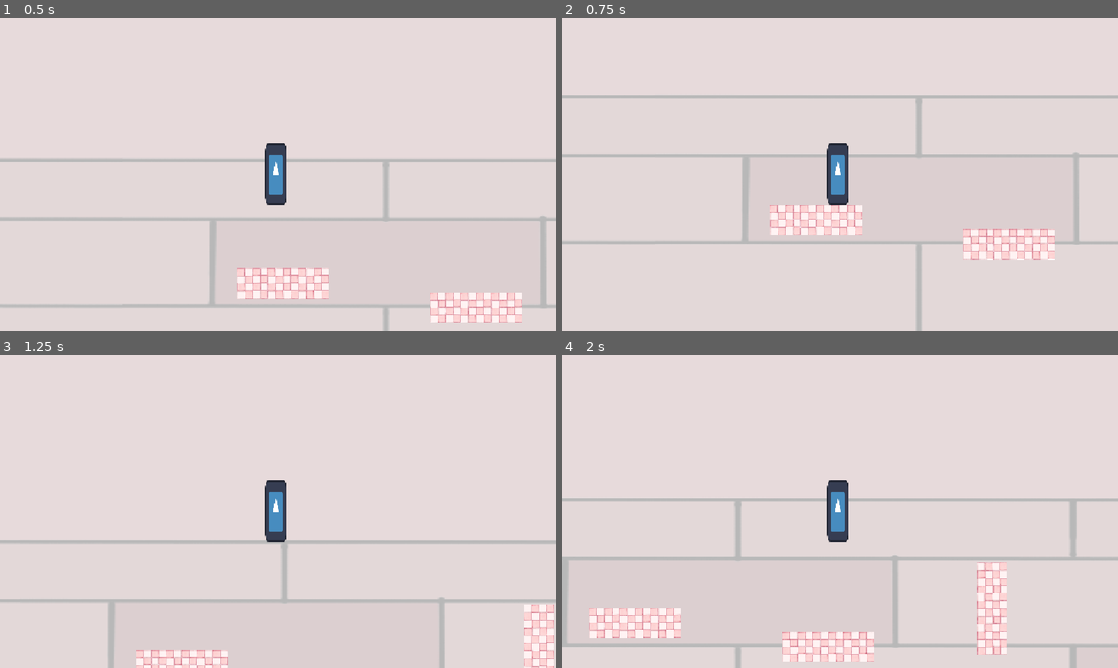
Above: before the commit, frames 1-4 (two rows, left to right).
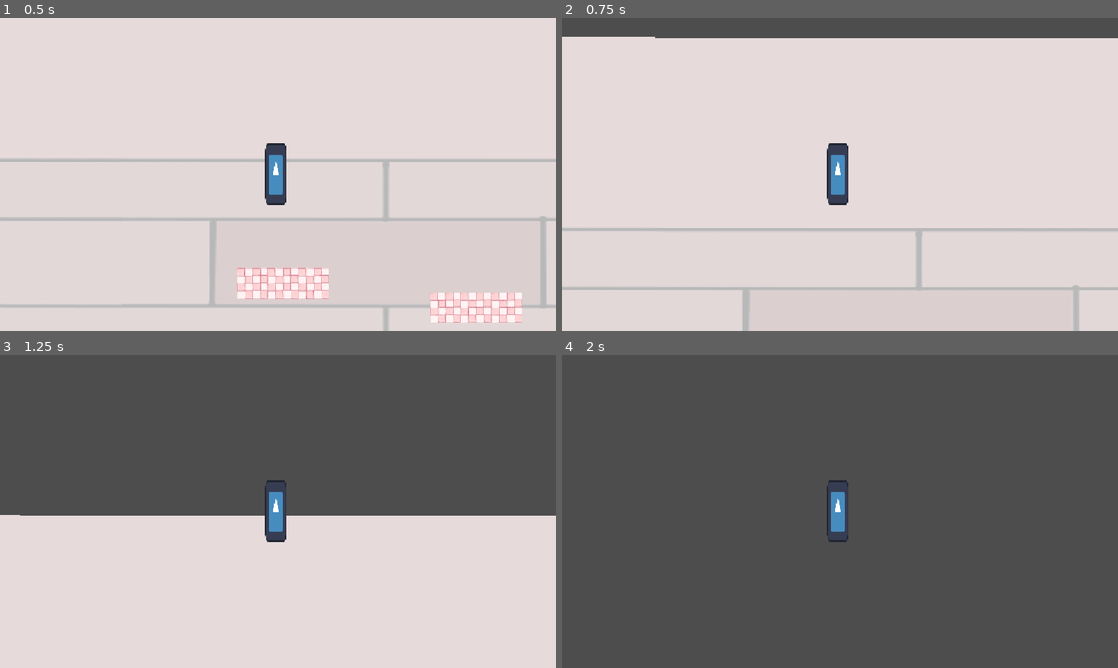
Above: after the commit, the same moments.

Repository: deanwinchestermygoat/Haven-Project
Game: Godot game, scene res://evil_cornstach.tscn
The game is run twice, just before and just after one commit, with the same random seed, the same clock (stepped at 60 frames per second) and the same inputs. This scene is started directly instead of the project's main scene. The engine's default icon, where the game draws it, is replaced by a stand-in: a white triangle on a blue panel in a dark square.
Inputs (mouse positions are in pixels of both pictures, inside the frame that each line leads up to):
- Up to frame 1 (0.5 s): no input
- Up to frame 2 (0.75 s): tap Enter (ui_accept) at 0.5, 0.6 s; move the mouse to (962, 158) at 0.52 s; hold D (moveright) from 0.53 s (still down)
- Up to frame 3 (1.25 s): keep holding D (moveright); tap Enter (ui_accept) at 0.77, 1.07 s
- Up to frame 4 (2 s): keep holding D (moveright); move the mouse to (728, 527) at 1.27 s; click (728, 527) at 1.35 s; tap Enter (ui_accept) at 1.52, 1.55, 1.82 s

Frame 1 is identical in both runs. In frame 2, 14% of the frame differs, in the area x 0-100%, y 0-100%; in frame 3, 55%; in frame 4, 99%.

Commit message:
musicccc new pltforms

Diff:
--- a/Eggs.tscn
+++ b/Eggs.tscn
@@ -5,6 +5,7 @@
 [ext_resource type="PackedScene" uid="uid://cugbu4w0rbbx5" path="res://platform.tscn" id="3_46ecl"]
 [ext_resource type="Texture2D" uid="uid://dbu8rkjf88w6w" path="res://chocolate caku.png" id="5_d2rgw"]
 [ext_resource type="PackedScene" uid="uid://loq2f272wwfd" path="res://main_player#2.tscn" id="5_tdw4n"]
+[ext_resource type="AudioStream" uid="uid://bu4lepa0bqj1b" path="res://Eggsnew.mp3" id="6_6nwul"]
 
 [sub_resource type="RectangleShape2D" id="RectangleShape2D_xwgne"]
 size = Vector2(96, 88)
@@ -133,5 +134,9 @@
 
 [node name="Main_player#2" parent="." unique_id=1284068795 instance=ExtResource("5_tdw4n")]
 
+[node name="AudioStreamPlayer" type="AudioStreamPlayer" parent="." unique_id=916457544]
+stream = ExtResource("6_6nwul")
+autoplay = true
+
 [connection signal="body_entered" from="Area2D" to="Main_player#2" method="_on_area_2d_body_entered"]
 [connection signal="body_entered" from="EGGS/EGGS" to="Main_player#2" method="_on_eggs_body_entered"]
--- a/Flour.tscn
+++ b/Flour.tscn
@@ -5,6 +5,7 @@
 [ext_resource type="PackedScene" uid="uid://cugbu4w0rbbx5" path="res://platform.tscn" id="3_uswaw"]
 [ext_resource type="Texture2D" uid="uid://dbu8rkjf88w6w" path="res://chocolate caku.png" id="4_nukuf"]
 [ext_resource type="PackedScene" uid="uid://jqe4sfelphyo" path="res://main_player#4.tscn" id="5_r750t"]
+[ext_resource type="AudioStream" uid="uid://bmiyfjvdvm0f1" path="res://Flour2.mp3" id="6_lxce1"]
 
 [sub_resource type="RectangleShape2D" id="RectangleShape2D_xwgne"]
 size = Vector2(96, 88)
@@ -133,5 +134,9 @@
 
 [node name="Main_player#4" parent="." unique_id=1284068795 instance=ExtResource("5_r750t")]
 
+[node name="AudioStreamPlayer" type="AudioStreamPlayer" parent="." unique_id=468259520]
+stream = ExtResource("6_lxce1")
+autoplay = true
+
 [connection signal="body_entered" from="Area2D" to="Main_player#4" method="_on_area_2d_body_entered"]
 [connection signal="body_entered" from="Flour/Flour" to="Main_player#4" method="_on_flour_body_entered"]
--- a/Milk.tscn
+++ b/Milk.tscn
@@ -5,6 +5,7 @@
 [ext_resource type="Texture2D" uid="uid://dvv8p5j0pt0li" path="res://tileset 1.png" id="2_ttxor"]
 [ext_resource type="PackedScene" uid="uid://cugbu4w0rbbx5" path="res://platform.tscn" id="4_vwxnn"]
 [ext_resource type="PackedScene" uid="uid://bol3w726twbrp" path="res://main_player.tscn" id="5_5oq2v"]
+[ext_resource type="AudioStream" uid="uid://dcyvqaav0ottv" path="res://milk2.mp3" id="6_41agh"]
 
 [sub_resource type="RectangleShape2D" id="RectangleShape2D_xwgne"]
 size = Vector2(96, 88)
@@ -127,5 +128,9 @@
 
 [node name="Main_player" parent="." unique_id=1284068795 instance=ExtResource("5_5oq2v")]
 
+[node name="AudioStreamPlayer" type="AudioStreamPlayer" parent="." unique_id=1713405700]
+stream = ExtResource("6_41agh")
+autoplay = true
+
 [connection signal="body_entered" from="Area2D" to="Main_player" method="_on_area_2d_body_entered"]
 [connection signal="body_entered" from="MILK/MILK" to="Main_player" method="_on_milk_body_entered"]
--- a/Sugar.tscn
+++ b/Sugar.tscn
@@ -4,6 +4,7 @@
 [ext_resource type="Texture2D" uid="uid://b407b4tl0ovjb" path="res://tileset2.png" id="1_shxjj"]
 [ext_resource type="Texture2D" uid="uid://4q335xxs2p" path="res://icon.svg" id="3_1jdk1"]
 [ext_resource type="PackedScene" uid="uid://cy2nfjwv3i4e0" path="res://main_player#3.tscn" id="3_16pka"]
+[ext_resource type="AudioStream" uid="uid://blqkbvea4vm37" path="res://Sugar(2).mp3" id="5_tr4qv"]
 
 [sub_resource type="RectangleShape2D" id="RectangleShape2D_pxqgl"]
 size = Vector2(126, 129)
@@ -84,5 +85,9 @@
 [node name="Main_player#3" parent="." unique_id=1284068795 instance=ExtResource("3_16pka")]
 position = Vector2(80, 65)
 
+[node name="AudioStreamPlayer" type="AudioStreamPlayer" parent="." unique_id=1526891978]
+stream = ExtResource("5_tr4qv")
+autoplay = true
+
 [connection signal="body_entered" from="Sprite2D/thrid" to="Main_player#3" method="_on_thrid_body_entered"]
 [connection signal="body_entered" from="Area2D" to="Main_player#3" method="_on_area_2d_body_entered"]
--- a/evil_cornstach.tscn
+++ b/evil_cornstach.tscn
@@ -4,6 +4,7 @@
 [ext_resource type="PackedScene" uid="uid://cugbu4w0rbbx5" path="res://platform.tscn" id="2_nc3bw"]
 [ext_resource type="Texture2D" uid="uid://4q335xxs2p" path="res://icon.svg" id="3_ymyyw"]
 [ext_resource type="PackedScene" uid="uid://dy70qckrdvkcf" path="res://main_player#5.tscn" id="4_rbccg"]
+[ext_resource type="AudioStream" uid="uid://bnp6mcoyuserj" path="res://evil and intimidating horse new ver.mp3" id="5_nc3bw"]
 
 [sub_resource type="RectangleShape2D" id="RectangleShape2D_pxqgl"]
 size = Vector2(126, 129)
@@ -17,6 +18,13 @@
 
 [node name="Sprite2D" type="Sprite2D" parent="StaticBody2D3" unique_id=154945434]
 position = Vector2(1337.9998, 724.25)
+scale = Vector2(3.033333, 1.7930554)
+texture = ExtResource("1_gi5kr")
+
+[node name="StaticBody2D6" type="StaticBody2D" parent="." unique_id=1586042657]
+
+[node name="Sprite2D" type="Sprite2D" parent="StaticBody2D6" unique_id=436832456]
+position = Vector2(7890, 724)
 scale = Vector2(3.033333, 1.7930554)
 texture = ExtResource("1_gi5kr")
 
@@ -36,14 +44,14 @@
 texture = ExtResource("1_gi5kr")
 
 [node name="platform" parent="." unique_id=1930638987 instance=ExtResource("2_nc3bw")]
-position = Vector2(1519, 333)
+position = Vector2(1571, 433)
 
 [node name="platform7" parent="." unique_id=553161333 instance=ExtResource("2_nc3bw")]
 position = Vector2(2822, 489)
 rotation = 1.5707964
 
 [node name="platform6" parent="." unique_id=1854766034 instance=ExtResource("2_nc3bw")]
-position = Vector2(2277, 417)
+position = Vector2(2308, 520)
 rotation = 1.5707964
 
 [node name="platform2" parent="." unique_id=1848909965 instance=ExtResource("2_nc3bw")]
@@ -61,30 +69,48 @@
 position = Vector2(314, 399)
 
 [node name="platform4" parent="." unique_id=653805776 instance=ExtResource("2_nc3bw")]
-position = Vector2(833, 257)
+position = Vector2(826, 469)
 rotation = 1.5707964
 
 [node name="platform9" parent="." unique_id=842170737 instance=ExtResource("2_nc3bw")]
 position = Vector2(3885, 461)
 
 [node name="platform11" parent="." unique_id=1494842948 instance=ExtResource("2_nc3bw")]
-position = Vector2(4436, 431)
+position = Vector2(7322, 655)
 rotation = 1.5707964
 
 [node name="platform12" parent="." unique_id=698329362 instance=ExtResource("2_nc3bw")]
-position = Vector2(4499, 431)
+position = Vector2(7385, 655)
 rotation = 1.5707964
 
 [node name="platform13" parent="." unique_id=327875886 instance=ExtResource("2_nc3bw")]
-position = Vector2(4562, 431)
+position = Vector2(7448, 655)
+rotation = 1.5707964
+
+[node name="platform14" parent="." unique_id=1783378406 instance=ExtResource("2_nc3bw")]
+position = Vector2(4543, 567)
+rotation = 1.5707964
+
+[node name="platform15" parent="." unique_id=784106697 instance=ExtResource("2_nc3bw")]
+position = Vector2(5035, 582)
+rotation = 1.5707964
+
+[node name="platform16" parent="." unique_id=930446852 instance=ExtResource("2_nc3bw")]
+position = Vector2(5382, 645)
+
+[node name="platform17" parent="." unique_id=319512735 instance=ExtResource("2_nc3bw")]
+position = Vector2(5844, 736)
+
+[node name="platform18" parent="." unique_id=982611978 instance=ExtResource("2_nc3bw")]
+position = Vector2(6427, 639)
 rotation = 1.5707964
 
 [node name="platform5" parent="." unique_id=1945825226 instance=ExtResource("2_nc3bw")]
-position = Vector2(1204, 202)
+position = Vector2(1206, 428)
 rotation = 1.5707964
 
 [node name="Sprite2D" type="Sprite2D" parent="." unique_id=890218929]
-position = Vector2(4459, 375)
+position = Vector2(7345, 599)
 texture = ExtResource("3_ymyyw")
 
 [node name="5thcorn" type="Area2D" parent="Sprite2D" unique_id=1198353929]
@@ -105,5 +131,9 @@
 [node name="Main_player#5" parent="." unique_id=1284068795 instance=ExtResource("4_rbccg")]
 position = Vector2(62, 62)
 
+[node name="AudioStreamPlayer" type="AudioStreamPlayer" parent="Main_player#5" unique_id=2084713295]
+stream = ExtResource("5_nc3bw")
+autoplay = true
+
 [connection signal="body_entered" from="Sprite2D/5thcorn" to="Main_player#5" method="_on_thcorn_body_entered"]
 [connection signal="body_entered" from="Area2D" to="Main_player#5" method="_on_area_2d_body_entered"]
--- a/main_player#5.gd
+++ b/main_player#5.gd
@@ -18,7 +18,7 @@
 			velocity.y = 1500
 
 	# Handle jump.
-	if Input.is_action_just_pressed("ui_accept") and is_on_floor():
+	if Input.is_action_just_pressed("ui_accept"): #and is_on_floor():
 		velocity.y = JUMP_VELOCITY
 
 	# Get the input direction and handle the movement/deceleration.
Not shown, changed: Awesome lesbian couple (lobby).mp3.import
Not shown, added: Eggsnew.mp3.import
Not shown, added: Flour2.mp3.import
Not shown, added: Sugar(2).mp3.import
Not shown, removed: Sugar.mp3.import
Not shown, added: evil and intimidating horse new ver.mp3.import
Not shown, added: milk2.mp3.import
Not shown, added: Eggsnew.mp3
Not shown, added: Flour2.mp3
Not shown, added: Sugar(2).mp3
Not shown, removed: Sugar.mp3
Not shown, added: evil and intimidating horse new ver.mp3
(and 1 more such lines)
